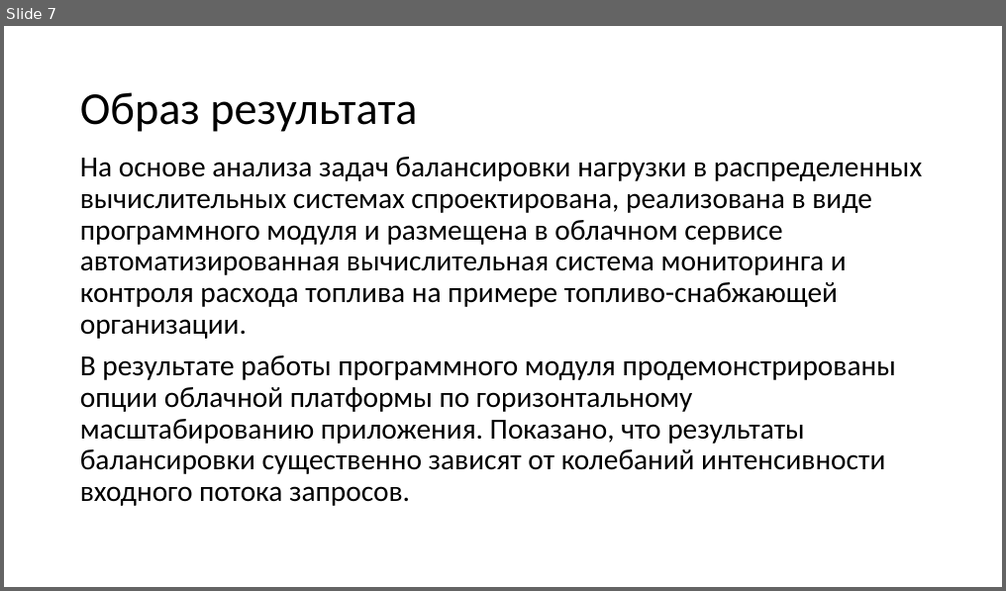
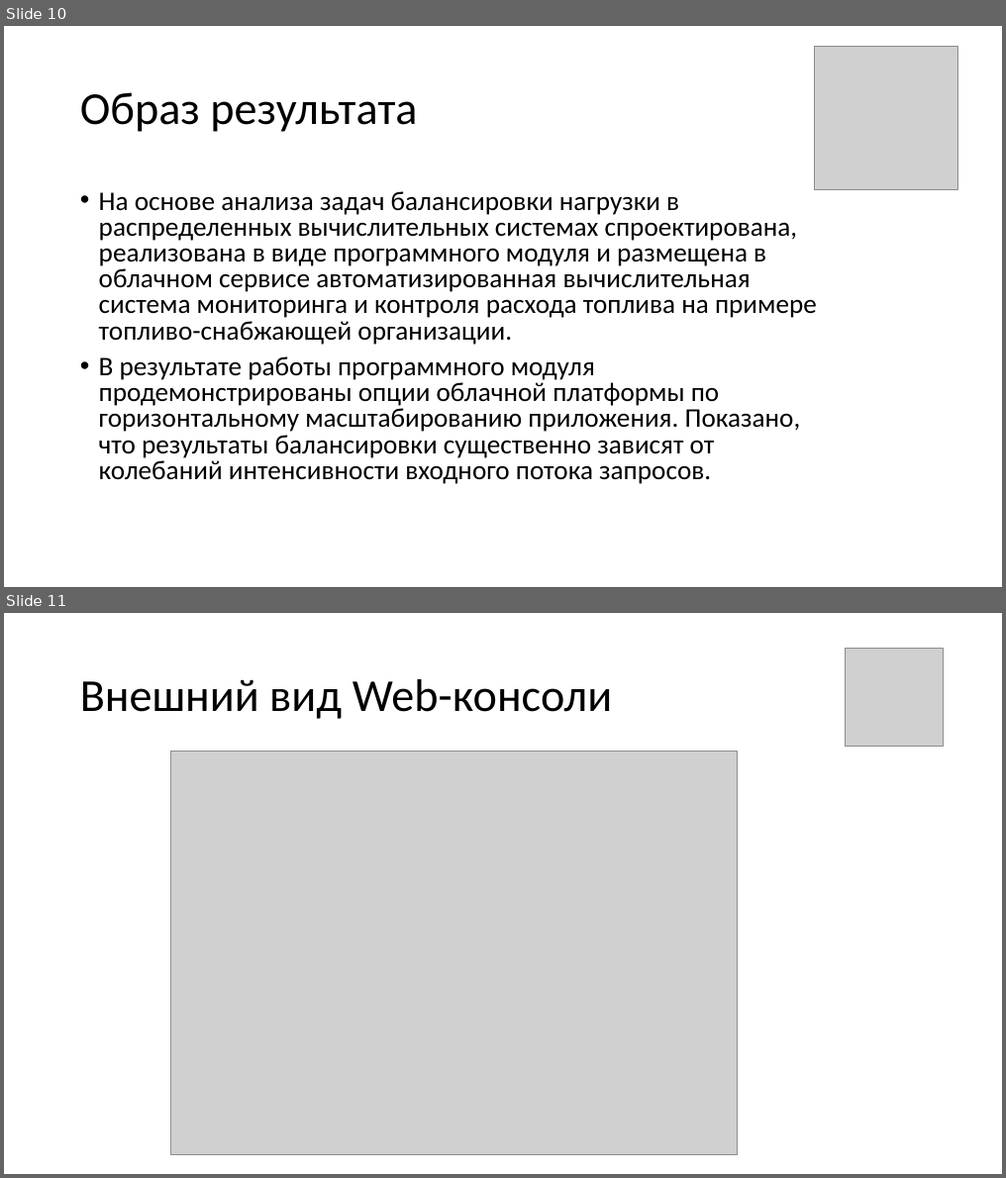
Before and after one commit to SkiStalker/BachelorsDegree, a slide deck: text/Масштабирование_вычислительных_мощностей.pptx. Shown one above the other, each under a label of ours: slide 7 before the commit, slides 10 and 11 after it. The pictures are 1006x591 and 1006x1178 pixels, drawn with LibreOffice and Linux fonts; fonts in the diff are those of the drawing; grey boxes stand for pictures. Boxes give left, top, right and bottom in pixels: in the first picture for what was removed or moved away, otherwise in the second. Text is boxed around its words. In the diff, an @@ line names an element or a change of style, - is before the commit and + after.

```diff
--- a/text/Масштабирование_вычислительных_мощностей.pptx
+++ b/text/Масштабирование_вычислительных_мощностей.pptx
@@ slide 11 added at (4, 613, 1002, 1174), background #FFFFFF @@
@@ picture added at (846, 649, 944, 747) @@
@@ title added at (80, 679, 612, 719), 44 pt, text #000000 @@
+Внешний вид Web-консоли
@@ picture added at (171, 752, 737, 1155) @@
@@ what was slide 7 is now slide 10 @@
@@ slide 10 changed as well @@
@@ picture added at (815, 46, 958, 189) @@
@@ text "На основе анализа задач балансировки ...": place and size @@
-text "На основе анализа задач балансировки ..." at (80, 157, 922, 506)
+text "На основе анализа задач балансировки ..." at (99, 191, 817, 484)
@@ text "На основе анализа задач балансировки ..." at (99, 191, 817, 484): size 28 to 25.9 pt; bullet none to •; line spacing 0.9 to 0.8 @@
```
Also in this commit, not shown: 7 other slides changed, 7 other slides added, 3 slides removed, 3 other files.
